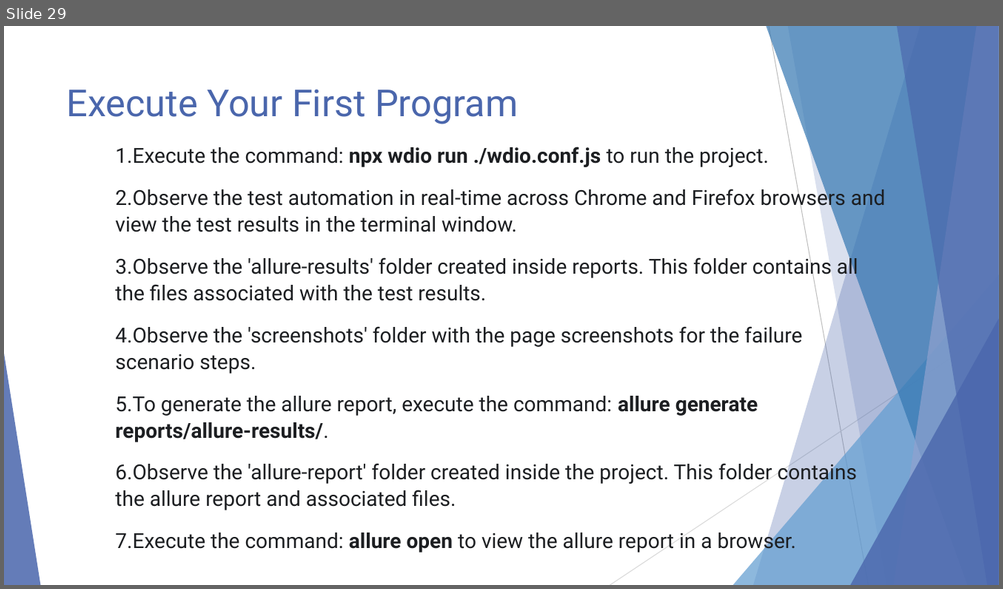
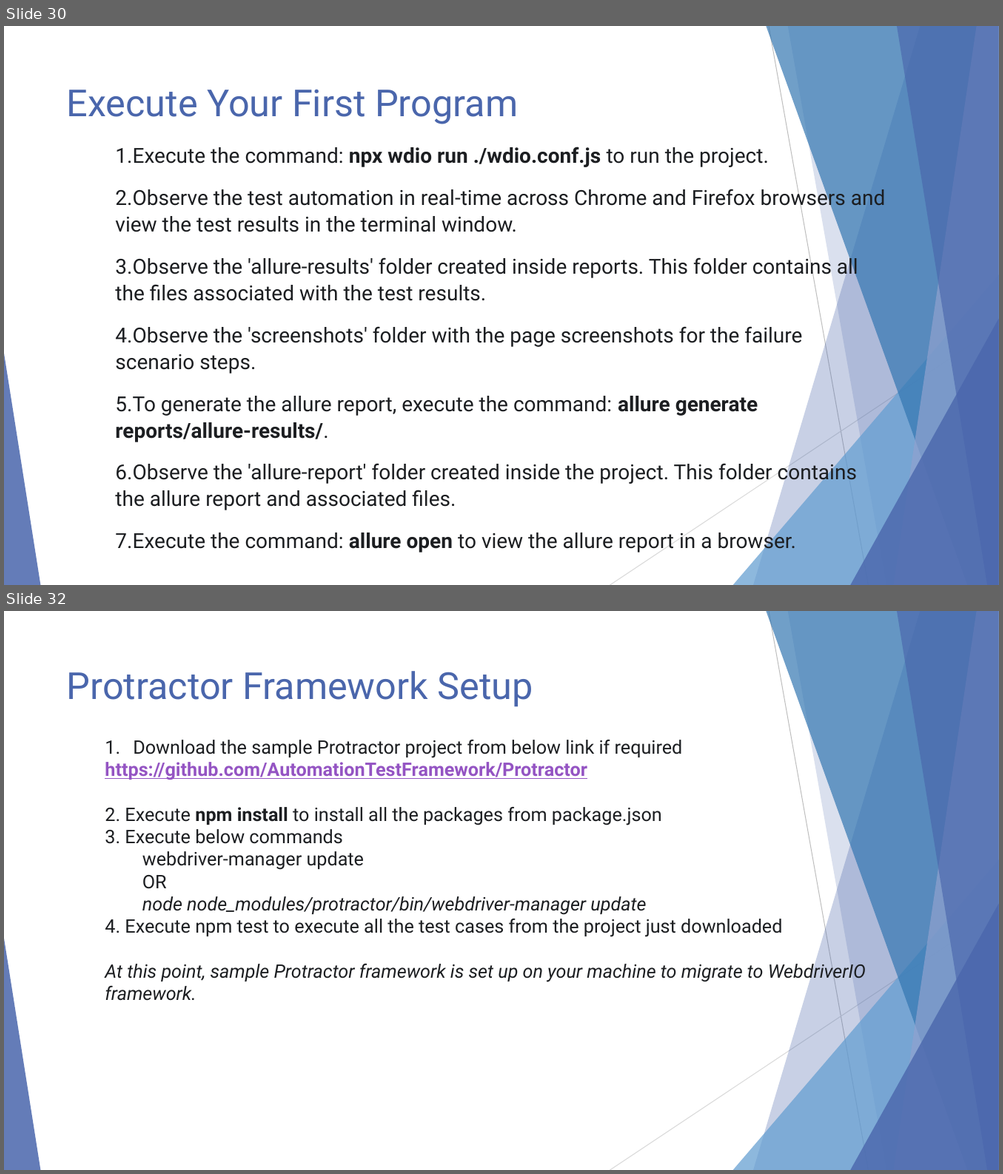
Before and after one commit to reshu-testonics/WebdriverIO, a slide deck: WebdriverIO.pptx. Shown one above the other, each under a label of ours: slide 29 before the commit, slides 30 and 32 after it; the slides between them are not shown. The pictures are 1003x589 and 1003x1174 pixels, drawn with LibreOffice and Linux fonts; fonts in the diff are those of the drawing. Boxes give left, top, right and bottom in pixels: in the first picture for what was removed or moved away, otherwise in the second. Text is boxed around its words. In the diff, an @@ line names an element or a change of style, - is before the commit and + after.

```diff
--- a/WebdriverIO.pptx
+++ b/WebdriverIO.pptx
@@ slide 32 added at bbox=[4, 611, 999, 1170], background #FFFFFF; not listed: 10 template elements that a slide beside it also shows @@
@@ title added at bbox=[67, 671, 533, 707], 36 pt, text #4A66AC @@
+Protractor Framework Setup
@@ text added at bbox=[105, 740, 865, 1001], 18 pt, text #1C1E21 @@
+1. Download the sample Protractor project from below link if required
+https://github.com/AutomationTestFramework/Protractor
+2. Execute npm install to install all the packages from package.json
+3. Execute below commands
+webdriver-manager update
+OR
+node node_modules/protractor/bin/webdriver-manager update
+4. Execute npm test to execute all the test cases from the project just downloaded
+At this point, sample Protractor framework is set up on your machine to migrate to WebdriverIO framework.
@@ what was slide 29 is now slide 30 @@
```
Also in this commit, not shown: 2 slides changed, 2 other slides added.
